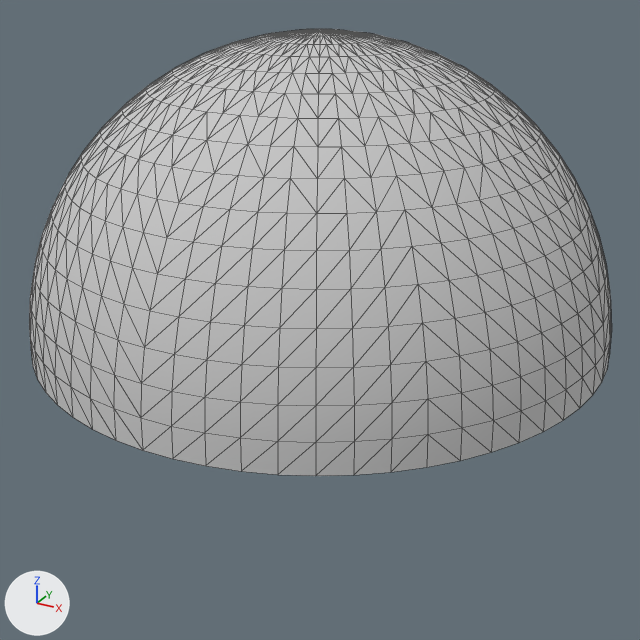
Before and after pictures for a commit that changed the FBX model Unity_Project/Assets/Models/Enironment/M_Skydome.FBX.
Rendered twice from a 50 mm lens placed at (1320.0, -2402.0, 1202.0), pointed at (-1.0, 0.0, 1.0). The axes (+X, +Y, +Z) are drawn at lower left. The lights are the same throughout. Mesh edges are drawn as thin lines. Where no turn or scale is listed for an object, it has been applied to the vertices.
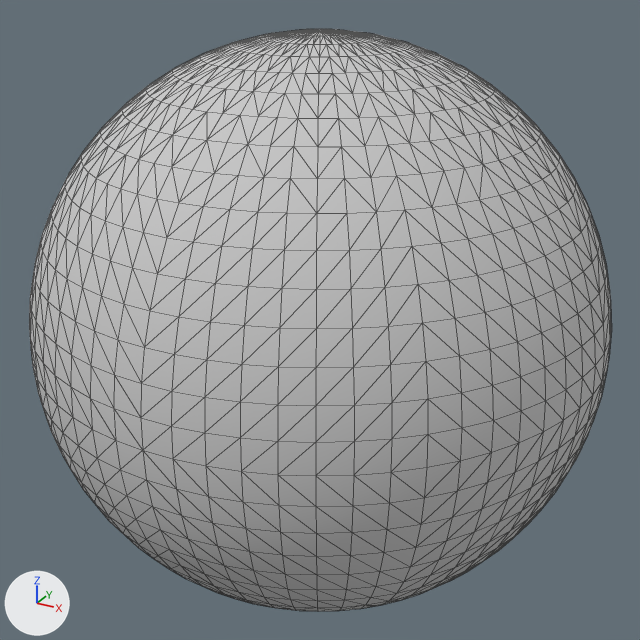
What the commit changed:
me_mesh is used by ob_sphere001; location (0.0, 0.0, 0.0).
me_mesh had 1025 vertices, 1984 faces and spanned x -932.0..932.0, y -932.0..932.0, z 0.0..932.0.
me_mesh now has 1986 vertices, 3968 faces and spans x -932.0..932.0, y -932.0..932.0, z -932.0..932.0.
me_mesh part 1: 961 vertices added at x -928.0..928.0, y -928.0..928.0, z -932.0..-91.0.

Location of each change, [x1, y1, x2, y2] in pixels of the pictures (640 x 640 px):
'Sphere001', reshaped (30% taller)
    before: [29, 29, 612, 476]
    after: [29, 29, 612, 611]
part 1 of me_mesh, added
    after: [33, 368, 607, 611]
